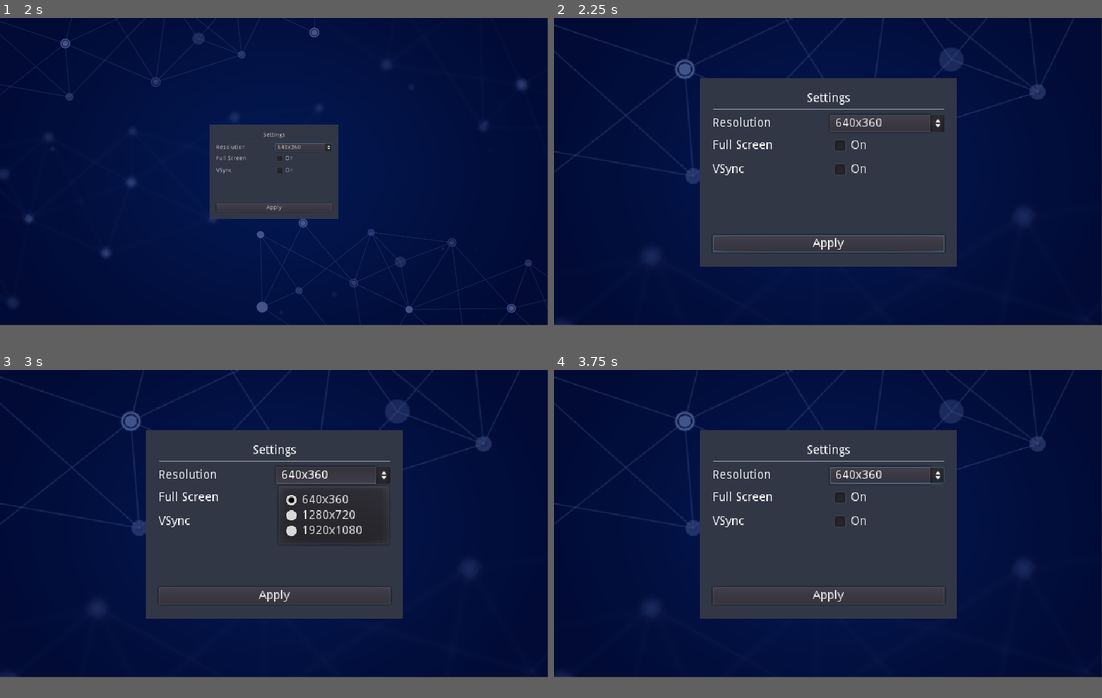
Above: before the commit, frames 1-4 (two rows, left to right).
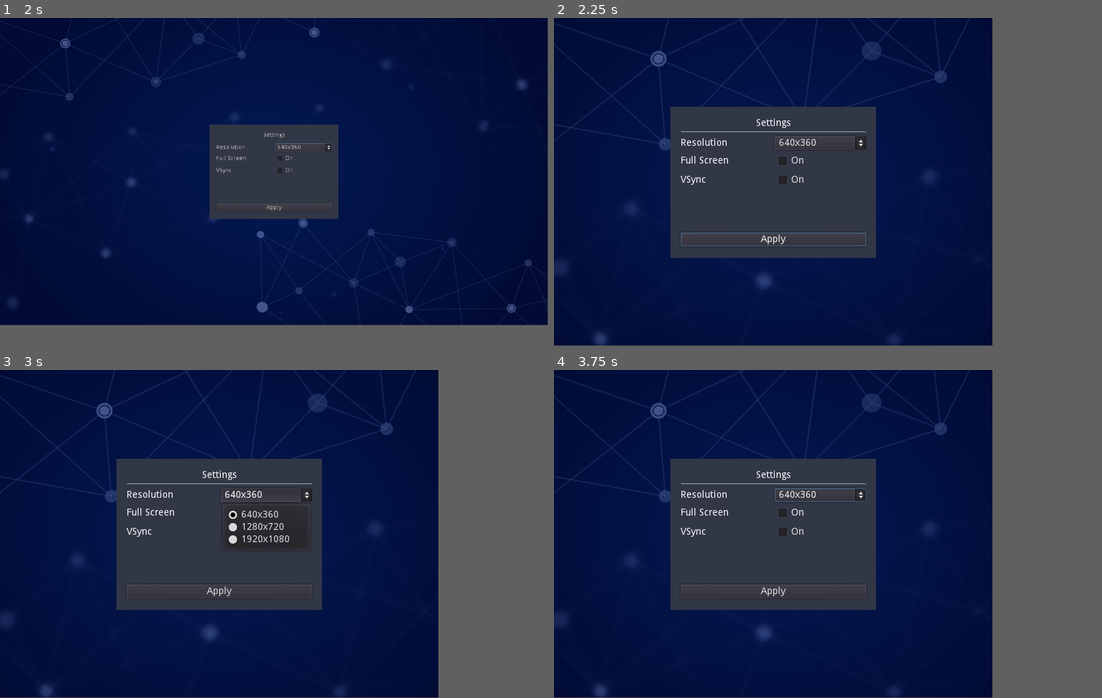
Above: after the commit, the same moments.

Repository: gdquest-demos/godot-mini-tuts-demos
Game: Godot game, scene res://Main.tscn
Two runs of this game, one before a commit and one after it. Both use one fixed random seed, a clock stepped at 60 frames per second and the inputs below.
Inputs:
- Up to frame 1 (2 s): click "640x360" at 0.5 s; click "On" at 1.25 s
- Up to frame 2 (2.25 s): click "Apply" at 2 s
- Up to frame 3 (3 s): click "640x360" at 2.75 s
- Up to frame 4 (3.75 s): click "On" at 3.5 s
In our replay, in frame 2 the window is 800x450 before the commit and 640x480 after it. These sizes can differ from the game's own. Grey fills any space a smaller window leaves; there, only what the larger window draws over its background counts as a difference.

Frame 1 is identical in both runs. In frame 2, 18% of the frame differs, in the area x 0-100%, y 0-100%; in frame 3, 19%; in frame 4, 18%.

Commit message:
Remove _ready function from UIResolutionSelector
That function was used to set the default resolution, but it was left out of the tutorial.

Diff:
--- a/2d/settings-demo/UserInterface/UIResolutionSelector.gd
+++ b/2d/settings-demo/UserInterface/UIResolutionSelector.gd
@@ -3,10 +3,6 @@
 signal resolution_changed(new_resolution)
 
 onready var option_button: OptionButton = $OptionButton
-
-
-func _ready() -> void:
-	_update_selected_item(0)
 
 
 func _update_selected_item(index: int) -> void:
